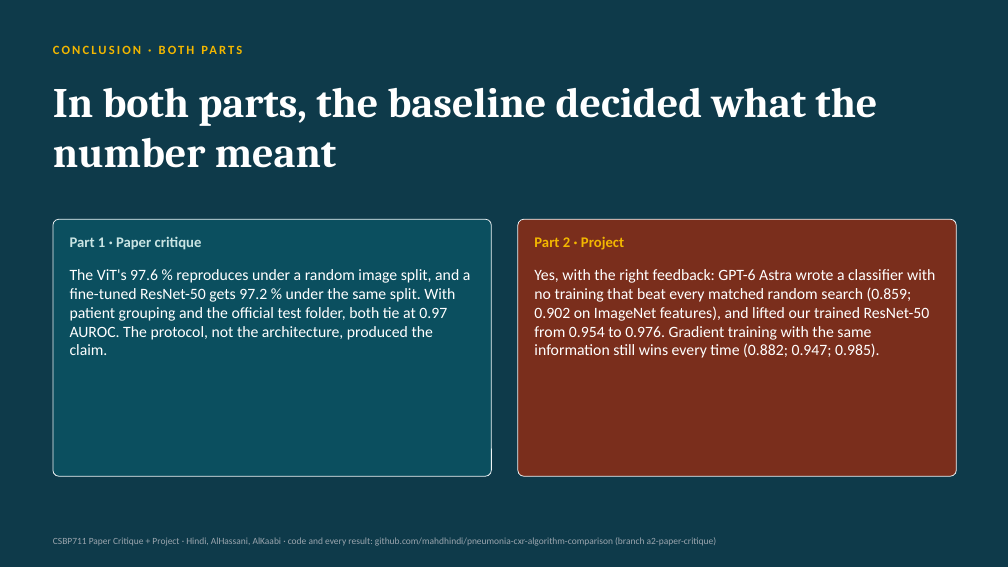
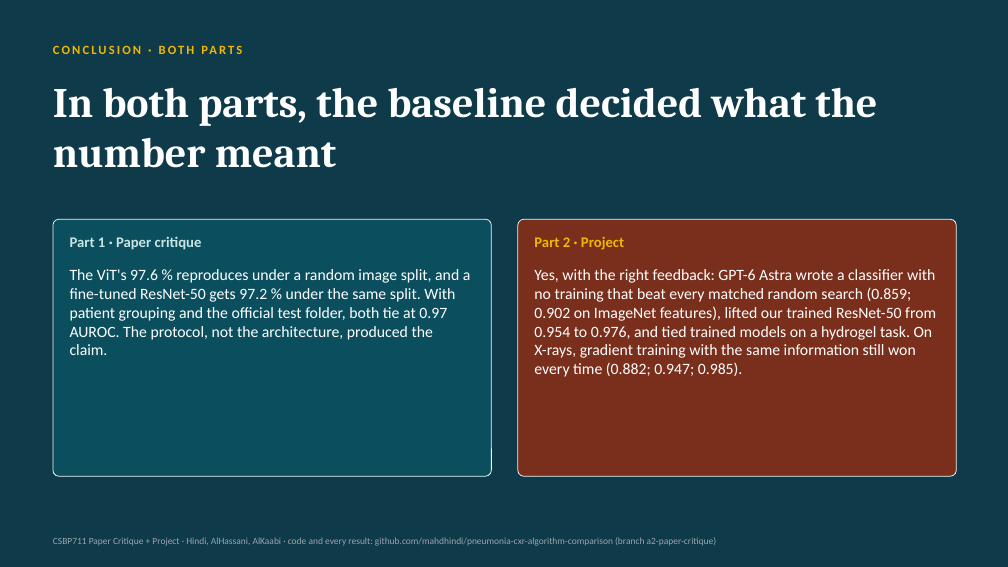
Before and after one commit to mahdhindi/pneumonia-cxr-algorithm-comparison, a slide deck: slide 25 of slides/CSBP711_Critique_Project_slides.pptx (slide 24 before the commit). Drawn at 1008x567 pixels with LibreOffice and Linux fonts; fonts in the diff are those of the drawing. Boxes give left, top, right and bottom in pixels: in the first picture for what was removed or moved away, otherwise in the second. Text is boxed around its words. In the diff, an @@ line names an element or a change of style, - is before the commit and + after.

```diff
--- a/slides/CSBP711_Critique_Project_slides.pptx
+++ b/slides/CSBP711_Critique_Project_slides.pptx
@@ text at [534, 269, 936, 377]: text changed @@
-Yes, with the right feedback: GPT-6 Astra wrote a classifier with no training that beat every matched random search (0.859; 0.902 on ImageNet features), and lifted our trained ResNet-50 from 0.954 to 0.976. Gradient training with the same information still wins every time (0.882; 0.947; 0.985).
+Yes, with the right feedback: GPT-6 Astra wrote a classifier with no training that beat every matched random search (0.859; 0.902 on ImageNet features), lifted our trained ResNet-50 from 0.954 to 0.976, and tied trained models on a hydrogel task. On X-rays, gradient training with the same information still won every time (0.882; 0.947; 0.985).
```
Also in this commit, not shown: 1 other slide changed, 1 slide added, 2 other files.
